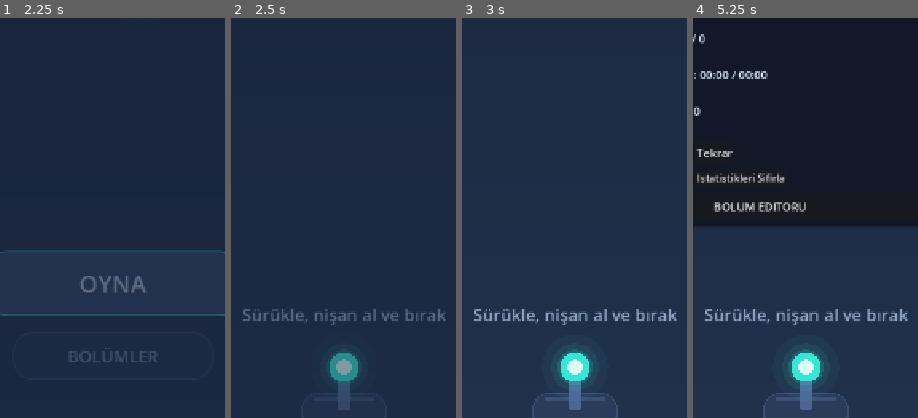
Above: before the commit, frames 1-4 (left to right).
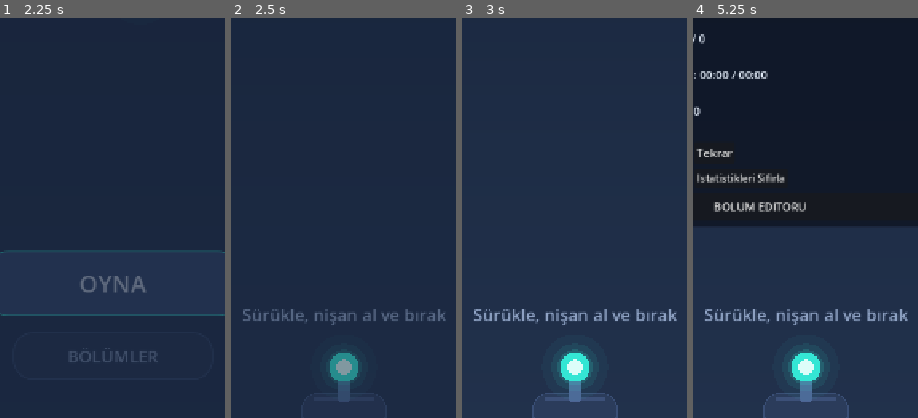
Above: after the commit, the same moments.

Repository: omerfrktstboop/LumaBounce
Game: Godot game, scene res://scenes/app_root.tscn
Two runs of this game, one before a commit and one after it. Both use one fixed random seed, a clock stepped at 60 frames per second and the inputs below.
Inputs (mouse positions are % of the whole screen's width and height, from its top left):
- Up to frame 1 (2.25 s): click "DBG" at 0.5 s; click "KAPAT" at 1.25 s; click "OYNA" at 2 s
- Up to frame 2 (2.5 s): no input
- Up to frame 3 (3 s): click (90, 6) at 2.75 s
- Up to frame 4 (5.25 s): click (90, 6) at 3.5 s; click (90, 6) at 4.25 s; click "DBG" at 5 s
The pictures show only the part of the screen within x 25-75%, y 38-88%; the shares and areas given below are measured in that part.

Frame 1 is identical in both runs. In frame 2, 0.1% of the frame differs, in the area x 47-53%, y 95-98%; in frame 3, 0.1%; in frame 4, 0.1%.

Commit message:
Add stepped launcher power feedback

Diff:
--- a/scenes/launcher.tscn
+++ b/scenes/launcher.tscn
@@ -12,4 +12,7 @@
 
 [node name="Base" type="Node2D" parent="."]
 
+[node name="PowerMeter" type="Node2D" parent="."]
+z_index = 2
+
 [node name="Barrel" type="Node2D" parent="."]
--- a/scripts/ball.gd
+++ b/scripts/ball.gd
@@ -101,6 +101,7 @@
 	global_position = spawn_position
 	_settle_timer = 0.0
 	_stop_squash()
+	reset_launcher_tension()
 	_clear_trail()
 	show()
 
@@ -121,6 +122,7 @@
 func launch(impulse: Vector2) -> void:
 	if state != State.READY:
 		return
+	reset_launcher_tension()
 	velocity = impulse.limit_length(max_speed)
 	state = State.FLYING
 	_settle_timer = 0.0
@@ -141,6 +143,25 @@
 
 func is_flying() -> bool:
 	return state == State.FLYING
+
+
+## Hazir topu fizik govdesini oynatmadan namlu boyunca gerer. Atis konumu,
+## collision ve solver koordinatlari degismez; yalnizca Visual hareket eder.
+func set_launcher_tension(power_ratio: float, direction: Vector2,
+		pullback_distance: float) -> void:
+	if state != State.READY or _visual == null:
+		return
+	var safe_direction := direction.normalized() if not direction.is_zero_approx() else Vector2.UP
+	var ratio := clampf(power_ratio, 0.0, 1.0)
+	_visual.position = -safe_direction * maxf(pullback_distance, 0.0) * ratio
+	_visual.scale = Vector2.ONE * lerpf(1.0, 0.96, ratio)
+
+
+func reset_launcher_tension() -> void:
+	if _visual == null:
+		return
+	_visual.position = Vector2.ZERO
+	_visual.scale = Vector2.ONE
 
 
 # --- Fizik -------------------------------------------------------------------
--- a/scripts/gameplay.gd
+++ b/scripts/gameplay.gd
@@ -65,6 +65,9 @@
 ## Hedefe vurulunca (destekleyen cihazlarda) kisa bir titresim; Android/iOS
 ## disinda ve destegi olmayan cihazlarda Godot bunu sessizce yok sayar.
 @export var target_hit_haptic_msec := 80
+## Guc bari yeni bir kademeye ilk kez ciktiginda verilen hafif dokunsal tik.
+@export var power_step_haptic_msec := 10
+@export var max_power_step_haptic_msec := 20
 
 ## AppRoot tarafindan add_child'dan ONCE atanir.
 var level_data: LevelData
@@ -248,6 +251,8 @@
 
 func _connect_signals() -> void:
 	_launcher.shot_fired.connect(_on_shot_fired)
+	_launcher.aim_cancelled.connect(_on_aim_cancelled)
+	_launcher.power_step_crossed.connect(_on_power_step_crossed)
 	_ball.bounced.connect(_on_ball_bounced)
 	_ball.surface_touched.connect(_on_surface_touched)
 	_blocks.block_broken.connect(_on_block_broken)
@@ -369,6 +374,9 @@
 	_reaim_pending = false
 	_shot_token += 1
 	_ball.cancel_and_reset_to(_launcher.get_spawn_position(), manual_cancel_fade_time)
+	_ball.set_launcher_tension(
+		_launcher.get_power_ratio(), _launcher.get_aim_direction(),
+		_launcher.loaded_ball_pullback_distance)
 	_clear_effects()
 	_hide_message()
 
@@ -694,10 +702,25 @@
 ## Ayni tetigi paylasmalari kasitli - oyuncu icin "artik oynuyorum" ani budur.
 ## Ekrana dokunmak degil, gercek bir nisan olusmasi araniyor; boylece
 ## yanlislikla degen bir parmak sureyi baslatmaz.
-func _on_aim_updated(_power_ratio: float, _direction: Vector2) -> void:
+func _on_aim_updated(power_ratio: float, direction: Vector2) -> void:
+	if _ball.is_ready_to_launch():
+		_ball.set_launcher_tension(
+			power_ratio, direction, _launcher.loaded_ball_pullback_distance)
 	if _launcher.has_valid_aim():
 		_start_attempt_timer()
 		_dismiss_tutorial()
+
+
+func _on_aim_cancelled() -> void:
+	_ball.reset_launcher_tension()
+
+
+func _on_power_step_crossed(step_index: int, step_count: int) -> void:
+	var duration := (
+		max_power_step_haptic_msec if step_index >= step_count
+		else power_step_haptic_msec)
+	if duration > 0:
+		Input.vibrate_handheld(duration)
 
 
 func _dismiss_tutorial() -> void:
--- a/scripts/launcher.gd
+++ b/scripts/launcher.gd
@@ -16,6 +16,7 @@
 signal aim_updated(power_ratio: float, direction: Vector2)
 signal aim_cancelled()
 signal shot_fired(impulse: Vector2)
+signal power_step_crossed(step_index: int, step_count: int)
 
 ## Guvenlik siniri: kilavuz en fazla bu kadar fizik "tick"i ileri simule eder.
 const SIM_MAX_ITERATIONS := 400
@@ -69,6 +70,15 @@
 ## Nisan sirasinda namlu ucundaki vurgunun guce gore buyume carpani.
 @export var tip_power_scale := 1.7
 
+@export_group("Guc Gostergesi")
+@export_range(3, 8, 1) var power_step_count := 6
+@export var power_segment_size := Vector2(16.0, 7.0)
+@export var power_meter_offset := Vector2(82.0, 22.0)
+@export var power_segment_spacing := 13.0
+## Hazir topun gorseli tam gucte namlu boyunca bu kadar geriye gelir.
+## Ball govdesinin fizik konumu degismez.
+@export var loaded_ball_pullback_distance := 14.0
+
 @export_group("Geri Tepme")
 ## Atis birakildiginda namlunun ters yonde kacacagi kisa mesafe.
 @export var recoil_distance := 9.0
@@ -86,12 +96,15 @@
 			cancel_aim()
 
 @onready var _base: Node2D = $Base
+@onready var _power_meter: Node2D = $PowerMeter
 @onready var _barrel: Node2D = $Barrel
 @onready var _guide: AimGuide = $AimGuide
 
 var _barrel_tip: Polygon2D
+var _power_segments: Array[Polygon2D] = []
 var _recoil_tween: Tween
 var _max_power_tween: Tween
+var _barrel_rest_position := Vector2.ZERO
 
 var _aiming := false
 var _drag_start := Vector2.ZERO
@@ -99,13 +112,16 @@
 var _direction := Vector2.UP
 var _power_ratio := 0.0
 var _was_at_max_power := false
+var _highest_power_step := 0
 
 
 func _ready() -> void:
 	_build_base()
 	_build_barrel()
+	_build_power_meter()
 	_guide.clear_guide()
-	_barrel.rotation = 0.0
+	_set_barrel_pose(0.0)
+	_set_power_meter(0, false)
 
 
 # --- Dis API -----------------------------------------------------------------
@@ -117,6 +133,18 @@
 
 func get_power() -> float:
 	return lerpf(min_power, max_power, _power_ratio)
+
+
+func get_power_ratio() -> float:
+	return _power_ratio
+
+
+func get_aim_direction() -> Vector2:
+	return _direction
+
+
+func get_power_step() -> int:
+	return _power_step_for_ratio(_power_ratio)
 
 
 func is_aiming() -> bool:
@@ -137,7 +165,11 @@
 	_drag_distance = 0.0
 	_power_ratio = 0.0
 	_was_at_max_power = false
+	_highest_power_step = 0
+	if _recoil_tween != null and _recoil_tween.is_valid():
+		_recoil_tween.kill()
 	_refresh_aim_visual()
+	_set_power_meter(0, true)
 	aim_started.emit()
 
 
@@ -145,6 +177,7 @@
 	if not _aiming:
 		return
 	_evaluate_drag(pointer_position)
+	_update_power_step()
 	_refresh_aim_visual()
 	aim_updated.emit(_power_ratio, _direction)
 
@@ -155,6 +188,8 @@
 		return false
 	_aiming = false
 	_guide.clear_guide()
+	_set_power_meter(0, false)
+	_set_barrel_pose(0.0)
 	# Tam guc titresimi ortasinda birakilmis olabilir; ipucu her durumda
 	# sifira donsun diye tweeni once iptal ediyoruz.
 	if _max_power_tween != null and _max_power_tween.is_valid():
@@ -174,6 +209,12 @@
 	_drag_distance = 0.0
 	_power_ratio = 0.0
 	_guide.clear_guide()
+	_highest_power_step = 0
+	_set_power_meter(0, false)
+	_set_barrel_pose(0.0)
+	if _max_power_tween != null and _max_power_tween.is_valid():
+		_max_power_tween.kill()
+	_set_tip_power(0.0)
 	if was_aiming:
 		aim_cancelled.emit()
 
@@ -315,7 +356,7 @@
 
 
 func _refresh_aim_visual() -> void:
-	_barrel.rotation = Vector2.UP.angle_to(_direction)
+	_set_barrel_pose(_power_ratio if _aiming else 0.0)
 	if not _aiming or _drag_distance < min_drag_distance:
 		_guide.clear_guide()
 		_set_tip_power(0.0)
@@ -324,6 +365,43 @@
 	_guide.set_guide(_build_guide_dots(), accent.lerp(accent_core, _power_ratio * 0.5))
 	_set_tip_power(_power_ratio)
 	_check_max_power_pulse()
+
+
+func _power_step_for_ratio(power_ratio: float) -> int:
+	return clampi(floori(clampf(power_ratio, 0.0, 1.0) * power_step_count), 0, power_step_count)
+
+
+func _update_power_step() -> void:
+	var step := _power_step_for_ratio(_power_ratio)
+	_set_power_meter(step, true)
+	if step <= _highest_power_step:
+		return
+	_highest_power_step = step
+	power_step_crossed.emit(step, power_step_count)
+
+
+func _set_barrel_pose(power_ratio: float) -> void:
+	_barrel.rotation = Vector2.UP.angle_to(_direction)
+	var loaded_ball_position := (
+		Vector2.UP * ball_spawn_offset
+		- _direction * loaded_ball_pullback_distance * clampf(power_ratio, 0.0, 1.0))
+	var tip_distance := barrel_length - 7.0
+	_barrel_rest_position = loaded_ball_position - _direction * tip_distance
+	_barrel.position = _barrel_rest_position
+
+
+func _set_power_meter(active_steps: int, show_meter: bool) -> void:
+	if _power_meter == null:
+		return
+	_power_meter.visible = show_meter
+	for i in _power_segments.size():
+		var segment := _power_segments[i]
+		var active := i < active_steps
+		var strength := float(i + 1) / float(maxi(power_step_count, 1))
+		segment.color = (
+			Color(accent.lerp(accent_core, strength * 0.65), 0.95)
+			if active else Color(Palette.SURFACE_LIGHT, 0.32))
+		segment.scale = Vector2.ONE * (1.12 if active and i == active_steps - 1 else 1.0)
 
 
 ## Namlu ucundaki vurgu, sürükleme gucuyle birlikte buyuyup parlayarak
@@ -368,10 +446,10 @@
 func _play_recoil() -> void:
 	if _recoil_tween != null and _recoil_tween.is_valid():
 		_recoil_tween.kill()
-	_barrel.position = -_direction * recoil_distance
+	_barrel.position = _barrel_rest_position - _direction * recoil_distance
 	_recoil_tween = create_tween()
 	_recoil_tween.tween_interval(recoil_out_time)
-	_recoil_tween.tween_property(_barrel, "position", Vector2.ZERO, recoil_return_time) \
+	_recoil_tween.tween_property(_barrel, "position", _barrel_rest_position, recoil_return_time) \
 		.set_trans(Tween.TRANS_BACK).set_ease(Tween.EASE_OUT)
 
 
@@ -415,3 +493,16 @@
 		ShapeBuilder.circle(barrel_width * 0.34, 16), Color(accent, 0.75))
 	_barrel_tip.position = Vector2(0.0, -barrel_length + 7.0)
 	_barrel.add_child(_barrel_tip)
+
+
+func _build_power_meter() -> void:
+	for child in _power_meter.get_children():
+		child.queue_free()
+	_power_segments.clear()
+	for i in power_step_count:
+		var segment := ShapeBuilder.make_polygon(
+			ShapeBuilder.stadium(power_segment_size.x, power_segment_size.y),
+			Color(Palette.SURFACE_LIGHT, 0.32))
+		segment.position = power_meter_offset + Vector2.UP * power_segment_spacing * i
+		_power_meter.add_child(segment)
+		_power_segments.append(segment)
--- a/tools/check_blocks_and_gate.gd
+++ b/tools/check_blocks_and_gate.gd
@@ -38,6 +38,7 @@
 	_register_audio_manager()
 
 	await _test_debug_panel_close()
+	await _test_launcher_power_feel()
 	await _test_block_state_rules()
 	await _test_practice_mode()
 	await _test_custom_level_store()
@@ -68,6 +69,46 @@
 	_check("debug kapat dugmesi paneli kapatiyor", panel.get_node("Panel").visible, false)
 	root.remove_child(panel)
 	panel.free()
+
+
+func _test_launcher_power_feel() -> void:
+	print("")
+	print("--- Firlatici guc hissi ---")
+	var gameplay: Node = (load("res://scenes/gameplay.tscn") as PackedScene).instantiate()
+	gameplay.level_data = LevelLibrary.load_level(1)
+	root.add_child(gameplay)
+	await physics_frame
+
+	var launcher := gameplay.get_node("Launcher") as Launcher
+	var ball := gameplay.get_node("Ball") as Ball
+	var meter := launcher.get_node("PowerMeter") as Node2D
+	var ball_visual := ball.get_node("Visual") as Node2D
+	var barrel_tip := launcher.get("_barrel_tip") as Polygon2D
+	var physical_start := ball.global_position
+	var crossed_steps: Array[int] = []
+	launcher.power_step_crossed.connect(
+		func(step_index: int, _step_count: int) -> void: crossed_steps.append(step_index))
+
+	var pointer_start := launcher.global_position
+	launcher.begin_aim(pointer_start)
+	for drag_distance in [90.0, 145.0, 200.0, 250.0, 300.0, 370.0]:
+		launcher.update_aim(pointer_start + Vector2.DOWN * drag_distance)
+
+	_check("guc bari nisanda gorunuyor", meter.visible, true)
+	_check("guc bari alti sabit segment", meter.get_child_count(), 6)
+	_check("her yeni guc kademesi bir kez yayiliyor", crossed_steps, [1, 2, 3, 4, 5, 6])
+	_check("cekiste fizik topu yerinde", ball.global_position, physical_start)
+	_check("cekiste yalnizca top gorseli geriliyor",
+		ball_visual.position.length() >= 13.5, true)
+	_check("namlu ucu gerilen topu takip ediyor",
+		barrel_tip.global_position.distance_to(ball_visual.global_position) < 0.5, true)
+	_check("gecerli nisan birakiliyor", launcher.release_aim(), true)
+	_check("birakinca top normal firliyor", ball.is_flying(), true)
+	_check("birakinca gorsel ofset sifir", ball_visual.position, Vector2.ZERO)
+	_check("birakinca guc bari gizleniyor", meter.visible, false)
+
+	root.remove_child(gameplay)
+	gameplay.free()
 
 
 ## Autoload'i elle kur; yoksa oynanis sahnesi hic yuklenemez (bkz. dosya basi).
